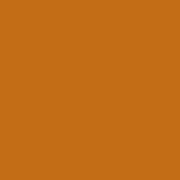
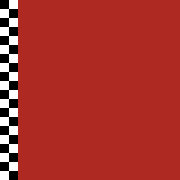
Layered file, before and after one edit (180 × 180). Changes by layer:
hid "图层 4" over [left=0, top=0, right=180, bottom=180]
added layer "矩形 3 拷贝 19" above "图层 2" over [left=0, top=0, right=180, bottom=180]
